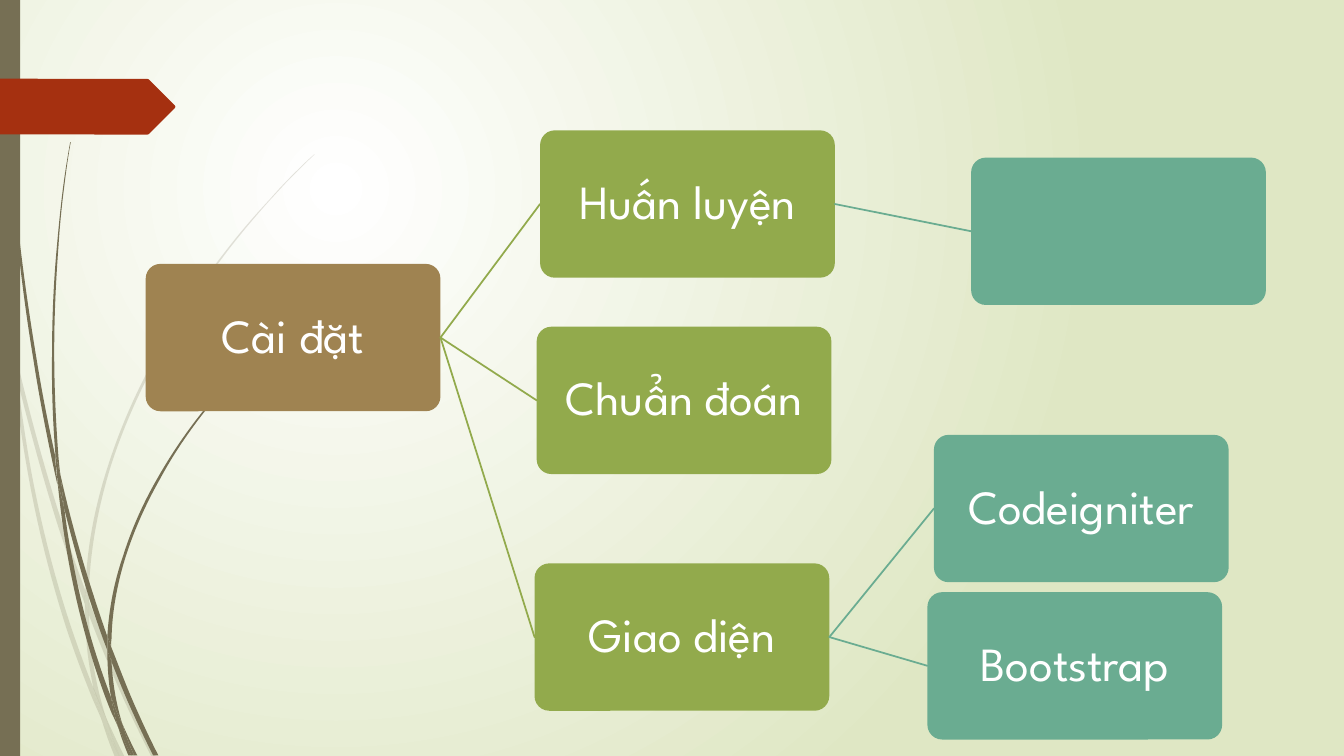
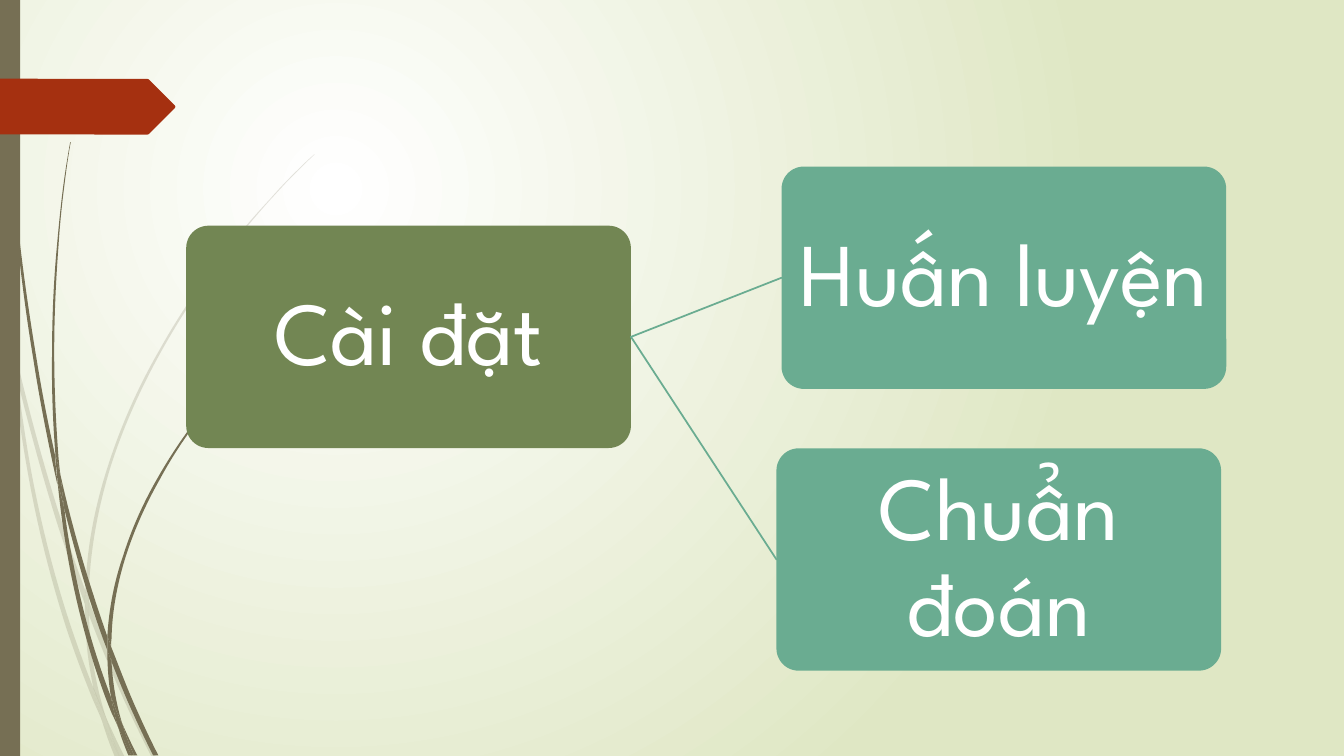
Before and after one commit to tienthienhd/Diagnostic_Diseases, a slide deck: slide 13 of chuẩn đoán bệnh.pptx. Drawn at 1344x756 pixels with LibreOffice and Linux fonts; fonts in the diff are those of the drawing. Boxes give left, top, right and bottom in pixels: in the first picture for what was removed or moved away, otherwise in the second. Text is boxed around its words. In the diff, an @@ line names an element or a change of style, - is before the commit and + after.

```diff
--- a/chuẩn đoán bệnh.pptx
+++ b/chuẩn đoán bệnh.pptx
@@ rounded rectangle: place and size @@
-rounded rectangle at [971,157,1265,304]
+rounded rectangle at [781,166,1226,389]
@@ text "Huấn luyện": place and size @@
-text "Huấn luyện" at [579,178,795,229]
+text "Huấn luyện" at [800,229,1208,325]
@@ rounded rectangle: place and size @@
-rounded rectangle at [146,264,441,411]
+rounded rectangle at [187,226,631,449]
@@ rounded rectangle at [187,226,631,449]: fill #9F8351 to #728653 @@
@@ text "Cài đặt": place and size @@
-text "Cài đặt" at [222,320,364,360]
+text "Cài đặt" at [274,303,543,377]
@@ freeform shape added at [629,274,783,341], outline #6AAC91 1.25 pt @@
@@ freeform shape added at [628,335,780,562], outline #6AAC91 1.25 pt @@
@@ rounded rectangle: place and size @@
-rounded rectangle at [935,435,1229,582]
+rounded rectangle at [776,449,1221,671]
@@ size 34 to 64 pt; more space between paragraphs in 3 elements at [274,303,543,377], [800,229,1208,325], [879,462,1119,637] @@
@@ text "Chuẩn đoán": place and size @@
-text "Chuẩn đoán" at [566,374,802,416]
+text "Chuẩn đoán" at [879,462,1119,637]
@@ group removed at [438,130,1222,739]: 6 freeform shapes, 4 rounded rectangles, 3 texts @@
-Giao diện
-Codeigniter
-Bootstrap
```
Also in this commit, not shown: 3 slides added, 2 slides removed.
